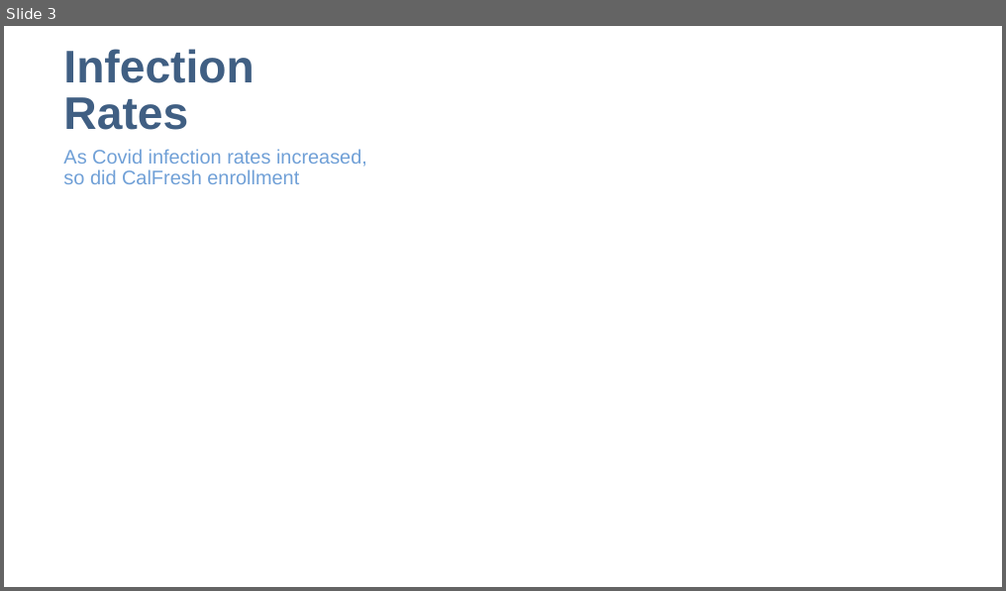
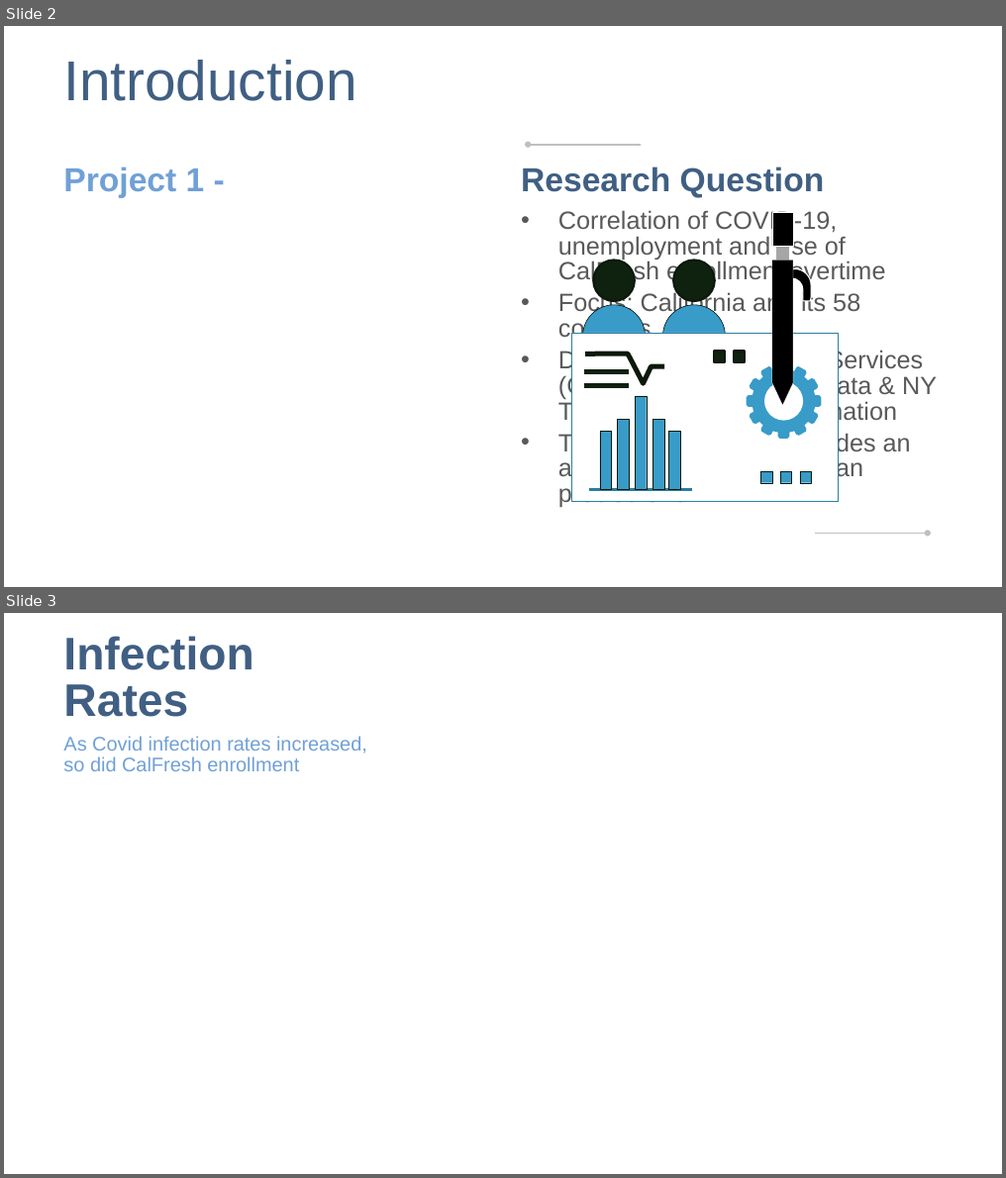
Before and after one commit to speedracer05/Covid_CalFresh, a slide deck: Presentation/Covid_CalFresh_v.01.pptx. Shown one above the other, each under a label of ours: slide 3 before the commit, slides 2 and 3 after it. The pictures are 1006x591 and 1006x1178 pixels, drawn with LibreOffice and Linux fonts; fonts in the diff are those of the drawing. Boxes give left, top, right and bottom in pixels: in the first picture for what was removed or moved away, otherwise in the second. Text is boxed around its words. In the diff, an @@ line names an element or a change of style, - is before the commit and + after.

Commit message:
added Python 3, updated Intro slide

```diff
--- a/Presentation/Covid_CalFresh_v.01.pptx
+++ b/Presentation/Covid_CalFresh_v.01.pptx
@@ slide 2 added at (4,26,1002,587), background #FFFFFF @@
@@ title added at (63,60,356,101), 54 pt, text #405F83 @@
+Introduction
@@ arrow added from (641, 144) to (528, 144), #595959 1.75 pt @@
@@ text added at (63,167,205,198), 32 pt, text #70A0D7, bold @@
+Project 1 -
@@ text added at (521,167,825,198), 32 pt, text #405F83, bold @@
+Research Question
@@ text added at (558,210,937,507), 24 pt, text #595959 @@
+• Correlation of COVID-19, unemployment and rise of CalFresh enrollment overtime
+• Focus: California and its 58 counties
+• Data: CA Dept of Social Services (CalFresh), US Census data & NY Times US counties information
+• The data presented provides an accurate picture rather than precise one
@@ group added at (571,212,838,501): 13 rectangles, 5 ellipses, 4 freeform shapes, 3 lines @@
@@ arrow added from (815, 534) to (927, 534), #595959 1.75 pt @@
```
Also in this commit, not shown: 1 slide changed, 1 slide removed, 1 other file.
